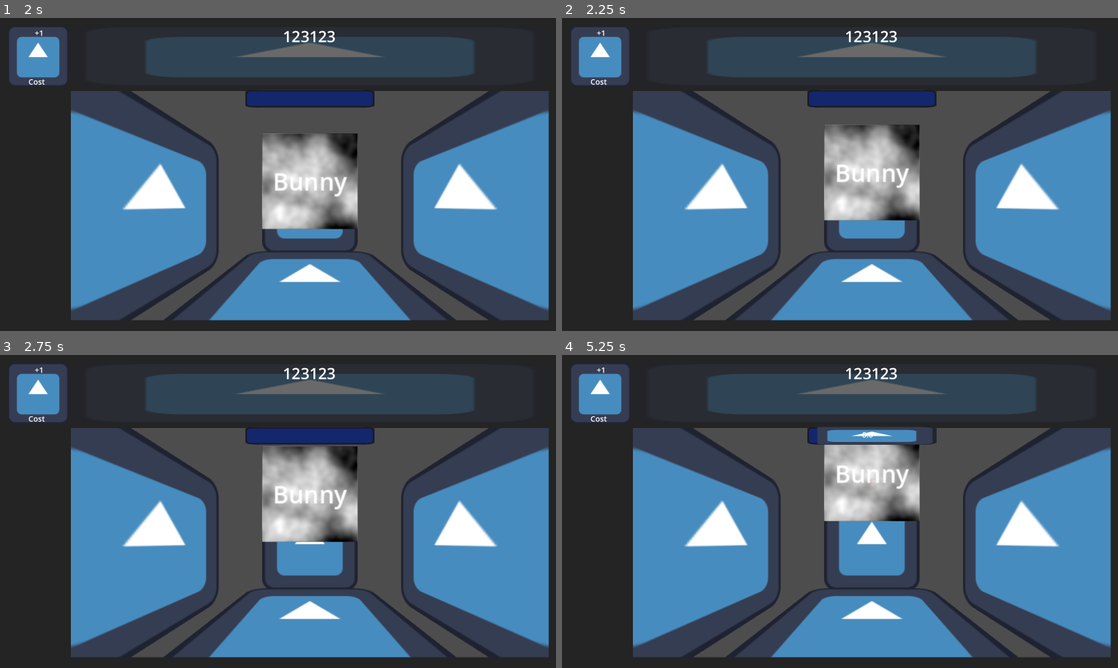
Above: before the commit, frames 1-4 (two rows, left to right).
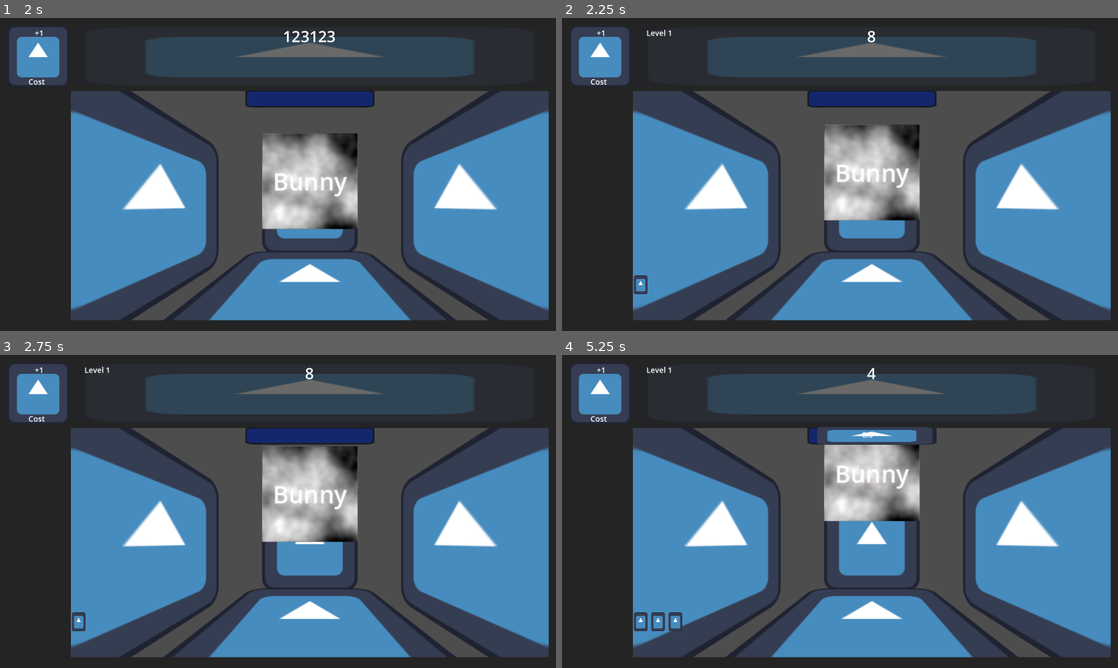
Above: after the commit, the same moments.

Repository: FabianBurde/IdleMon
Game: Godot game, scene res://Scenes/start_menu.tscn
Two runs of this game, one before a commit and one after it. Both use one fixed random seed, a clock stepped at 60 frames per second and the inputs below. The engine's default icon, where the game draws it, is replaced by a stand-in: a white triangle on a blue panel in a dark square.
Inputs (mouse positions are in pixels of both pictures, inside the frame that each line leads up to):
- Up to frame 1 (2 s): click "Start" at 0.5 s; click (261, 127) at 1.25 s
- Up to frame 2 (2.25 s): click "+1" at 2 s
- Up to frame 3 (2.75 s): no input
- Up to frame 4 (5.25 s): click (867, 508) at 2.75 s; click "+1" at 3.5 s; click (867, 508) at 4.25 s; click "+1" at 5 s

Frame 1 is identical in both runs. In frame 2, 0.3% of the frame differs, in the area x 12-61%, y 3-89%; in frame 3, 0.3%; in frame 4, 0.5%.

Commit message:
added Unit Resource with rng values

Diff:
--- /dev/null
+++ b/Data/Units/meele_unit_01.tres
@@ -0,0 +1,9 @@
+[gd_resource type="Resource" script_class="UnitRes" load_steps=2 format=3 uid="uid://cfw7cstvqwgp4"]
+
+[ext_resource type="Script" uid="uid://bbbibt84m7cjw" path="res://Data/unit.gd" id="1_c6255"]
+
+[resource]
+script = ExtResource("1_c6255")
+unit_name = "Swordsman"
+base_stat_points = 100
+metadata/_custom_type_script = "uid://bbbibt84m7cjw"
--- /dev/null
+++ b/Data/unit.gd
@@ -0,0 +1,40 @@
+extends Resource
+class_name UnitRes
+
+@export var unit_name:String
+@export var unit_tex:Texture2D
+var health:float
+var phys_dmg:float
+var magic_dmg:float
+var phys_def:float
+var magic_def:float
+var speed:float
+var attack_rate:float
+
+@export var base_stat_points:int
+
+func _init():
+	randomize()
+	unit_name = "New Unit"
+	health = 100.0
+	_set_random_stats(10, 50)
+
+
+func _set_random_stats(min_stat:int, max_stat:int) -> void:
+	phys_dmg = randi_range(min_stat, max_stat)
+	magic_dmg = randi_range(min_stat, max_stat)
+	phys_def = randi_range(min_stat, max_stat)
+	magic_def = randi_range(min_stat, max_stat)
+	speed = randi_range(min_stat, max_stat)
+	print("Generated Unit Stats: ")
+	print( phys_dmg, " ", magic_dmg, " ", phys_def, " ", magic_def, " ", speed)
+
+
+# Called when the node enters the scene tree for the first time.
+func _ready() -> void:
+	base_stat_points = 100
+	_set_random_stats(10, base_stat_points)
+
+
+
+# Called every frame. 'delta' is the elapsed time since the previous frame.
--- a/Scenes/Util/ArmyUnitUtil.tscn
+++ b/Scenes/Util/ArmyUnitUtil.tscn
@@ -1,14 +1,23 @@
-[gd_scene load_steps=2 format=3 uid="uid://dhooyin4yi0ui"]
+[gd_scene load_steps=4 format=3 uid="uid://dhooyin4yi0ui"]
 
+[ext_resource type="Script" uid="uid://dfctjtmdgh0rl" path="res://Scripts/Util/army_unit_util.gd" id="1_7nvu4"]
 [ext_resource type="Texture2D" uid="uid://dia1216g0sbjg" path="res://icon.svg" id="1_h7jpo"]
+[ext_resource type="Resource" uid="uid://cfw7cstvqwgp4" path="res://Data/Units/meele_unit_01.tres" id="2_lpgia"]
 
-[node name="MarginContainer" type="MarginContainer"]
+[node name="UnitContainer" type="MarginContainer"]
 custom_minimum_size = Vector2(32, 32)
 anchors_preset = -1
 anchor_right = 0.03287501
 anchor_bottom = 0.062197555
 offset_right = 0.12799072
 offset_bottom = -0.3040161
+tooltip_text = "123123123123sdfsdfsfd"
+theme_override_constants/margin_left = 2
+theme_override_constants/margin_top = 2
+theme_override_constants/margin_right = 2
+theme_override_constants/margin_bottom = 2
+script = ExtResource("1_7nvu4")
+army_unit = ExtResource("2_lpgia")
 metadata/_edit_use_anchors_ = true
 
 [node name="TextureRect" type="TextureRect" parent="."]
--- a/Scripts/Singletons/Ressources.gd
+++ b/Scripts/Singletons/Ressources.gd
@@ -1,7 +1,7 @@
 class_name  Ressources
 extends Node
 
-var global_gold: int = 0
+var global_gold: int = 10
 var max_level_progress: = 1
 var entity_dict = {}
 var player_stats = {
--- /dev/null
+++ b/Scripts/Util/army_unit_util.gd
@@ -0,0 +1,13 @@
+extends MarginContainer
+
+@export var army_unit:UnitRes
+
+
+# Called when the node enters the scene tree for the first time.
+func _ready() -> void:
+	army_unit = UnitRes.new()
+
+
+# Called every frame. 'delta' is the elapsed time since the previous frame.
+func _process(delta: float) -> void:
+	pass
--- a/Scripts/idle_map.gd
+++ b/Scripts/idle_map.gd
@@ -46,6 +46,7 @@
 		ResourceManager.add_gold(-unit_cost)
 		var unit_icon = preload("res://Scenes/Util/ArmyUnitUtil.tscn").instantiate()
 		army_container.add_child(unit_icon)
+		unit_icon.call_deferred("_set_random_stats", 10, 100)
 		#unit_icon.unit_name_lbl.text = "Soldier"
 		#unit_icon.unit_level_lbl.text = "Lvl 1"
 	else:
Not shown, added: Data/unit.gd.uid
Not shown, added: Scripts/Util/army_unit_util.gd.uid
